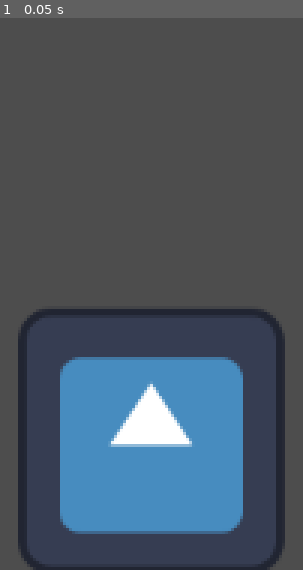
Above: before the commit, frame 1.
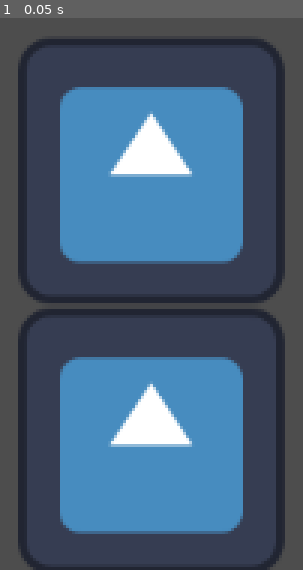
Above: after the commit, the same moment.

Repository: giovanemachado/timbergdtman
Game: Godot game, scene res://src/Main.tscn
The game is run twice, just before and just after one commit, with the same random seed, the same clock (stepped at 60 frames per second) and the same inputs. The engine's default icon, where the game draws it, is replaced by a stand-in: a white triangle on a blue panel in a dark square.
Inputs:
- Up to frame 1 (0.05 s): no input

The runs differ from the first frame. In frame 1, 24% of the frame differs, in the area x 5-95%, y 3-52%.

Commit message:
add tuck and test git integration

Diff:
--- a/src/Main.tscn
+++ b/src/Main.tscn
@@ -13,5 +13,9 @@
 position = Vector2(596, 586)
 texture = ExtResource("2_21n0y")
 
+[node name="tree-tuck2" type="Sprite2D" parent="tree"]
+position = Vector2(596, 456)
+texture = ExtResource("2_21n0y")
+
 [node name="player" type="Node2D" parent="."]
 script = ExtResource("3_d8jpg")
